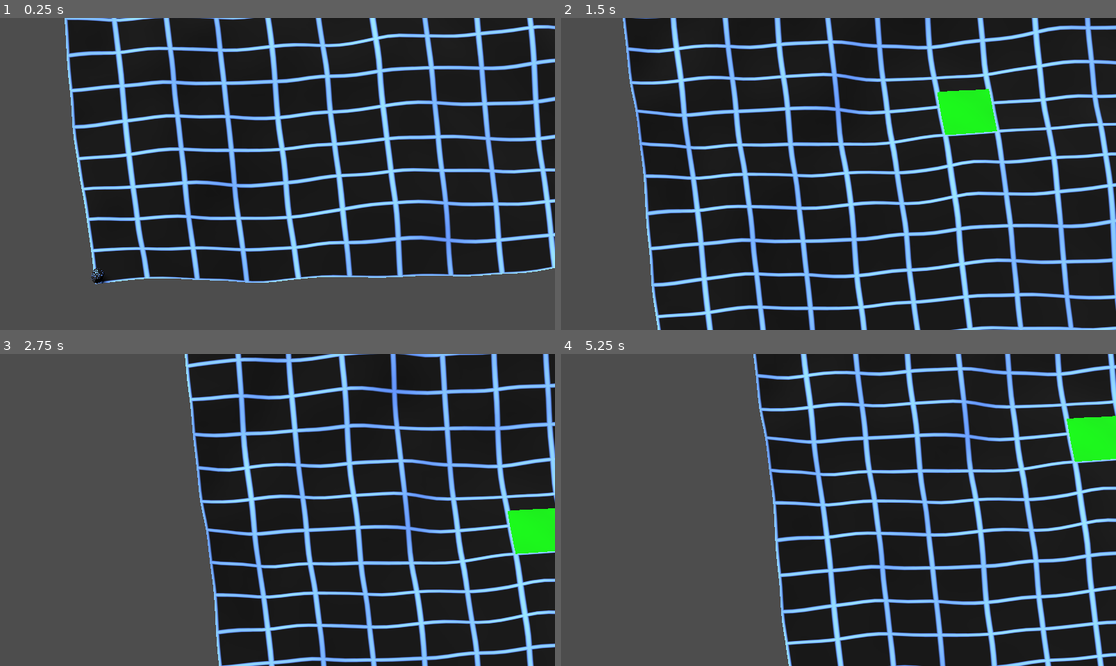
Above: before the commit, frames 1-4 (two rows, left to right).
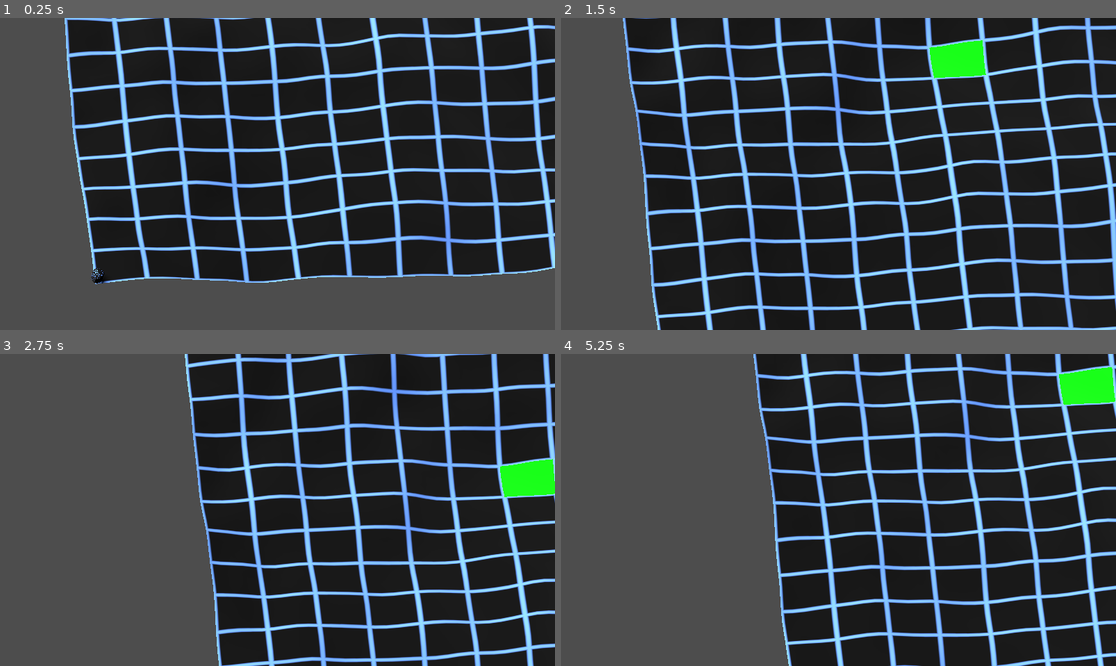
Above: after the commit, the same moments.

Repository: ctrostel90/godot_sandbox
Game: Godot game, scene res://node_3d.tscn
Two runs of this game, one before a commit and one after it. Both use one fixed random seed, a clock stepped at 60 frames per second and the inputs below.
Inputs (mouse positions are in pixels of both pictures, inside the frame that each line leads up to):
- Up to frame 1 (0.25 s): no input
- Up to frame 2 (1.5 s): tap Enter at 0.5 s; move the mouse to (810, 236) at 0.52 s; hold W (move_forward) from 0.53 s (still down); click (810, 236) at 0.67 s; move the mouse to (1005, 220) at 1.27 s
- Up to frame 3 (2.75 s): move the mouse to (111, 463) at 2.02 s; release W (move_forward) at 2.03 s; hold A (move_left) from 2.03 s (still down)
- Up to frame 4 (5.25 s): move the mouse to (866, 510) at 2.77 s; click (866, 510) at 2.92 s; move the mouse to (755, 432) at 3.52 s; release A (move_left) at 3.53 s; hold S (move_back) 3.53-4.28 s; move the mouse to (960, 494) at 4.27 s; hold D (move_right) 4.28-5.03 s; move the mouse to (727, 525) at 5.02 s; hold W (move_forward) from 5.03 s (still down); click (727, 525) at 5.17 s

The runs differ from the first frame. In frame 2, 2.3% of the frame differs, in the area x 66-79%, y 7-38%; in frame 3, 2.1%; in frame 4, 2.1%.

Commit message:
vibe coding ftw

Diff:
--- a/grid.gdshader
+++ b/grid.gdshader
@@ -17,13 +17,19 @@
 void fragment() {
 	vec2 uv = UV - 0.5;
 	uv.x *= resolution.x / resolution.y;
+
+	vec2 grid_coord = floor((uv + 0.5) * zoom); // which grid square we're in
+	vec2 highlight_coord = highlight;
+
 	float line_thickness = zoom * thickness / resolution.y;
-	vec3 color = smoothstep(1.0 - line_thickness,1,draw_grid(uv * zoom)) * line_color;
+
+	// Draw grid color
+	vec3 color = smoothstep(1.0 - line_thickness, 1.0, draw_grid(uv * zoom)) * line_color;
+
+	// If we're in the highlighted grid cell, override with highlight_color
+	if (grid_coord == highlight_coord) {
+		color = highlight_color;
+	}
+
 	ALBEDO = color * brightness;
-	//1 / zoom = # of grid squares
-	vec2 grid_coord = floor(UV * zoom);
-	bool is_highlight = all(equal(grid_coord,highlight));
-	if (is_highlight){
-		ALBEDO = highlight_color;
-	}
 }
